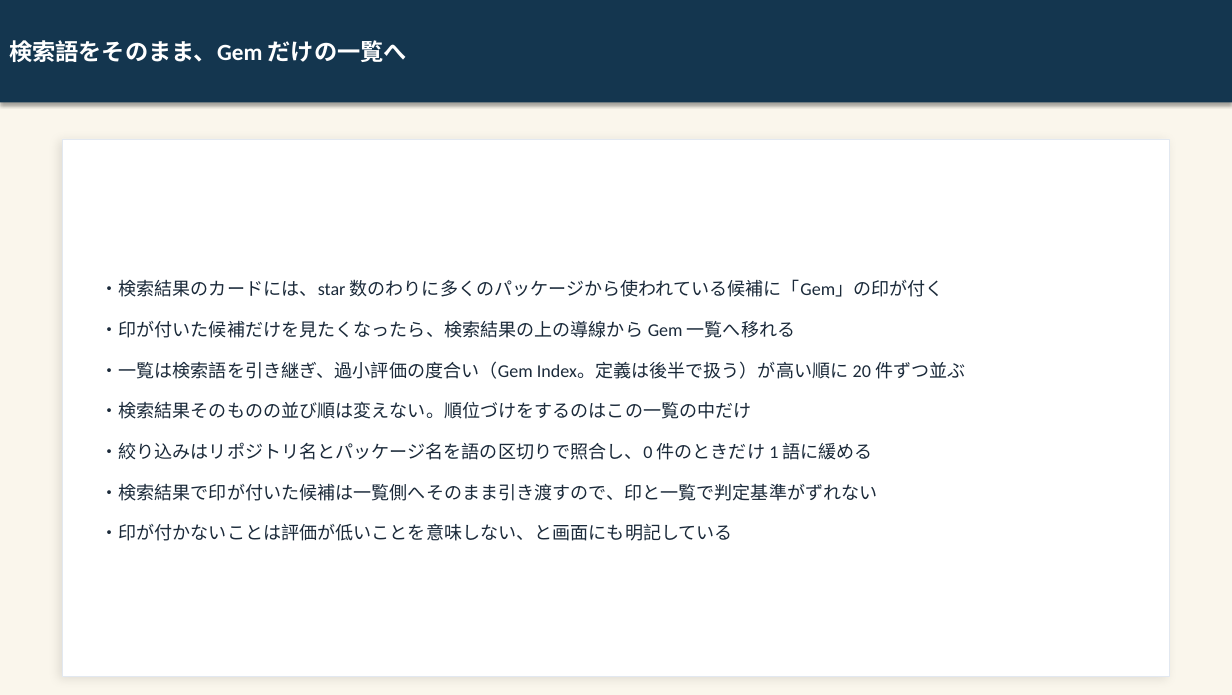
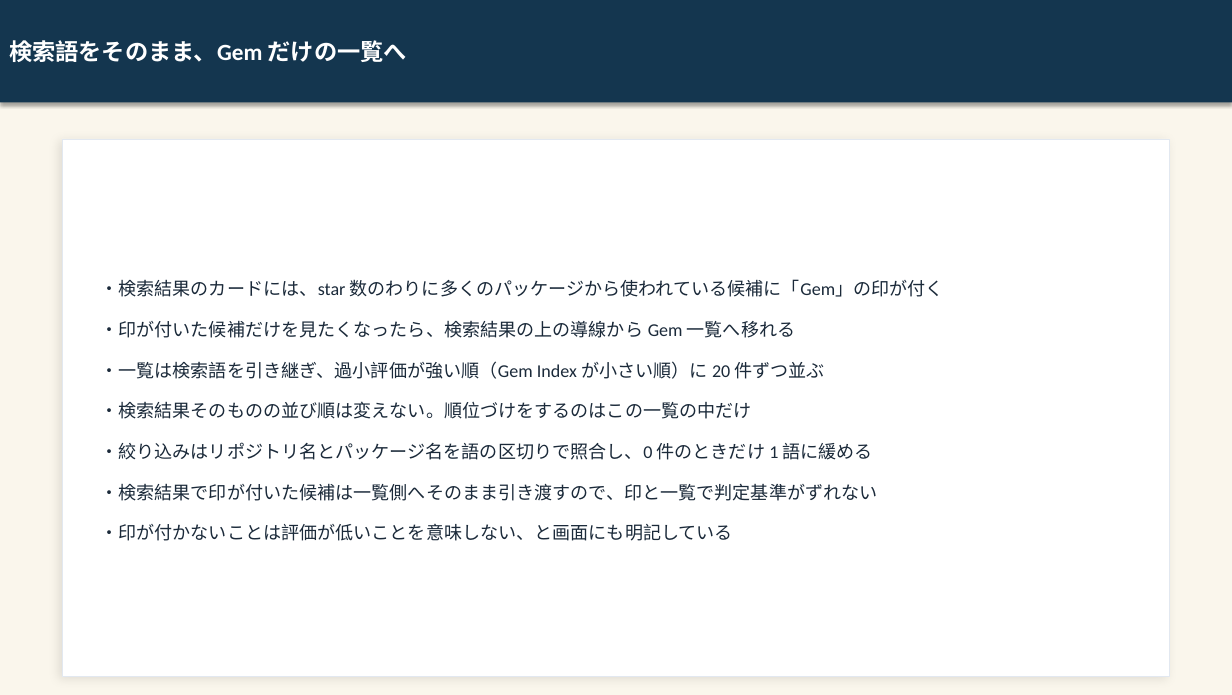
Before and after one commit to kai-kou/gem-hunter, a slide deck: slide 3 of content/slides/project-explanation-20260822/output/gem-hunter_text.pptx. Drawn at 1232x695 pixels with LibreOffice and Linux fonts; fonts in the diff are those of the drawing. Boxes give left, top, right and bottom in pixels: in the first picture for what was removed or moved away, otherwise in the second. Text is boxed around its words. In the diff, an @@ line names an element or a change of style, - is before the commit and + after.

```diff
--- a/content/slides/project-explanation-20260822/output/gem-hunter_text.pptx
+++ b/content/slides/project-explanation-20260822/output/gem-hunter_text.pptx
@@ text at bbox=[100, 361, 824, 379]: text changed @@
-・一覧は検索語を引き継ぎ、過小評価の度合い（Gem Index。定義は後半で扱う）が高い順に 20 件ずつ並ぶ
+・一覧は検索語を引き継ぎ、過小評価が強い順（Gem Index が小さい順）に 20 件ずつ並ぶ
```
Also in this commit, not shown: 2 other slides changed, 10 other files.
